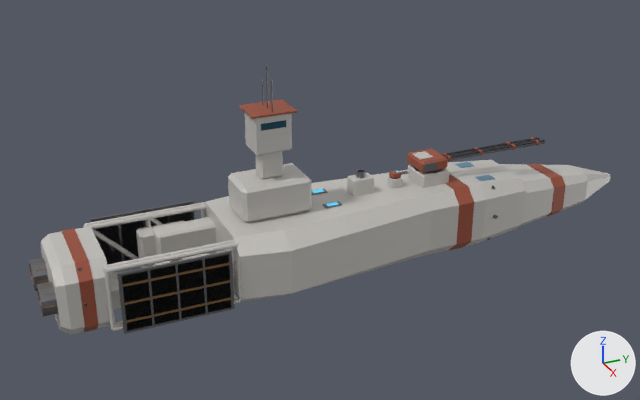
Before and after pictures for a commit that changed the glTF model assets/ships/mars_starter_escort.glb.
Before and after are seen from a 50 mm camera at (250.0, -115.0, 137.0) aimed at (-1.0, -2.0, 11.0). Every picture has the same lights, and +X, +Y and +Z are marked at lower right. The older version comes first. Where no turn or scale is listed for an object, it has been applied to the vertices. Vertices at exactly the same position are counted once.

The first picture shows 'FleetHull', 'mesh_recoil_gun_1', 'mesh_turret_gun_1' and 1 more.
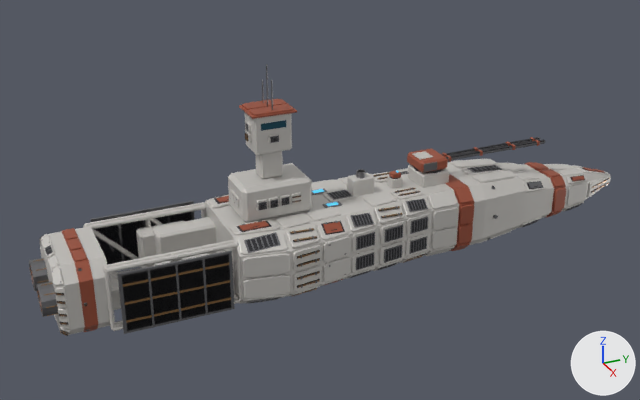
Pixel boxes (x1, y1, x2, y2) of what changed, in the pictures (640 x 400 px):
'FleetHull', reshaped: before (29, 64, 611, 334); after (29, 64, 611, 336)
part 1 of me_thin_bow_point_001, added: after (239, 221, 269, 231)
part 2 of me_thin_bow_point_001, added: after (216, 196, 229, 203)
part 3 of me_thin_bow_point_001, added: after (205, 99, 611, 304)
part 4 of me_thin_bow_point_001, added: after (39, 228, 93, 336)

The change, as a diff of the scene's bpy script:
```diff
--- a/assets/ships/mars_starter_escort.glb.py
+++ b/assets/ships/mars_starter_escort.glb.py
@@ mat_armor___machined_panels @@
+mat_armor___machined_panels = principled_material('Armor - machined panels')
+mat_armor___machined_panels.base_color = (0.6, 0.58, 0.55)  # light grey #cbc8c4
+mat_armor___machined_panels.metallic = 0.2
+mat_armor___machined_panels.roughness = 0.48
@@ me_thin_bow_point_001 @@
 # used by ob_fleethull; location = (0.0, 0.0, 0.0)
-me_thin_bow_point_001.from_pydata(...)  # 4040 vertices, 7416 faces; spans x -23.0..23.0, y -97.0..124.0, z -13.0..61.0
+me_thin_bow_point_001.from_pydata(...)  # 13840 vertices, 23532 faces; spans x -24.0..24.0, y -97.0..124.0, z -14.0..61.0
+# me_thin_bow_point_001 part 1: a new loose piece, a box spanning x 9.75..13.47, y -34.39..-25.61, z 12.71..12.95, in mat_armor___raised_ceramic (brown #9e523c)
+# me_thin_bow_point_001 part 2: a new loose piece, a box spanning x -13.47..-9.75, y -34.39..-25.61, z 12.71..12.95, in mat_armor___raised_ceramic (brown #9e523c)
+# me_thin_bow_point_001 part 3: 8536 vertices added at x -24.0..24.0, y -37.0..124.0, z -14.0..48.0
+# me_thin_bow_point_001 part 4: 1136 vertices added at x -16.0..16.0, y -93.0..-82.0, z -13.0..13.0
+# other edits to the shape of me_thin_bow_point_001 do not show in these pictures
 me_thin_bow_point_001.materials.append(mat_armor___graphite_titanium)
@@ me_thin_bow_point_001 @@
 me_thin_bow_point_001.materials.append(mat_engineglow)
+me_thin_bow_point_001.materials.append(mat_armor___machined_panels)  # light grey #cbc8c4
```
